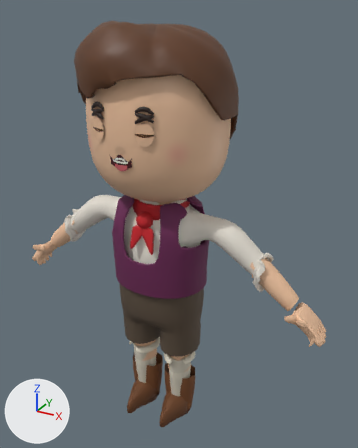
The glTF model src/assets/chars/char_protagonista.glb, before and after one commit.
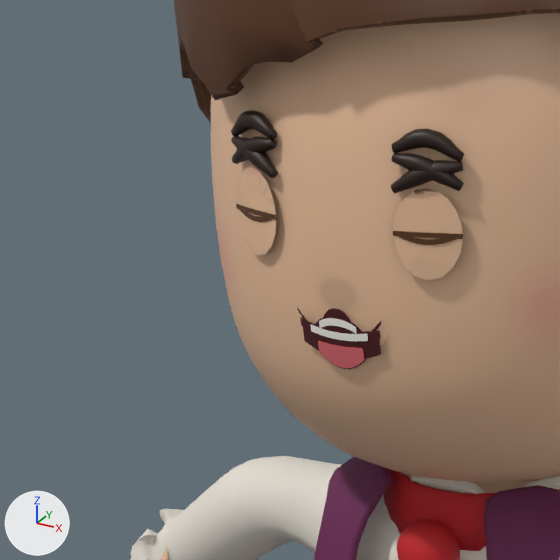
There are two pictures of each version: one whole from a camera (50 mm lens) standing at (0.936, -1.547, 1.674) and looking at (0.054, 0.057, 0.872), one close up on the part from 8% to 50% of the width and 16% to 50% of the height. Lighting does not change. The marker at lower left points along +X, +Y and +Z. The older version's two pictures come first. Where no turn or scale is listed for an object, it has been applied to the vertices. Vertices at exactly the same position are counted once.

In view in the first close-up: 'Acc_Scarf', 'Body', 'Brow_Angry', 'Brow_Surprised', 'Brow_Worried', 'Eyelid_Closed', 'Eyelid_Half', 'Hair', 'Head', 'Mouth_Scared', 'Mouth_SmileOpen' and 5 more.
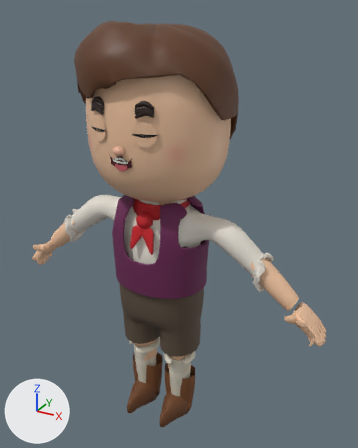
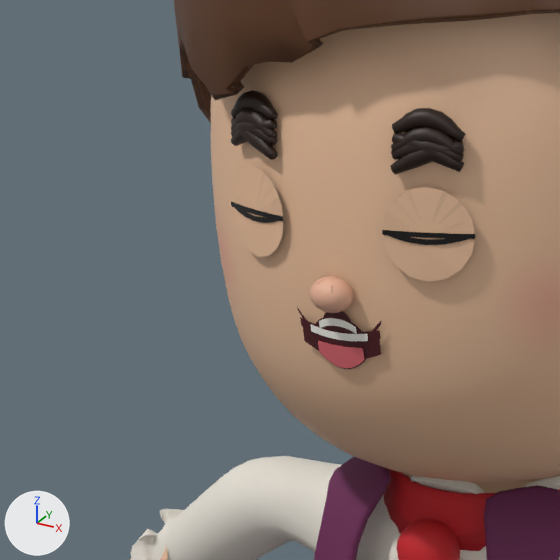
Edits to the bpy script that builds the scene:
```text
Change me_eyelid_closed:
    used by ob_eyelid_closed; location = (0.0, -0.237, 1.3); scale = (0.12, 0.12, 0.12)
    remove me_eyelid_closed.from_pydata(...)  # 78 vertices, 72 faces; spans x -1.0..1.0, y -0.08..0.08, z -0.33..0.33
    add me_eyelid_closed.from_pydata(...)  # 78 vertices, 72 faces; spans x -1.0..1.0, y -0.1..0.1, z -0.32..0.32
    me_eyelid_closed part 1: the loose piece of 17 vertices spanning x 0.52..1.0, y -0.08..0.08, z -0.33..0.33 is scaled about its middle by (1.23, 1.24, 0.957), then moved by (-0.06, 0.0, 0.0)
    me_eyelid_closed part 2: the loose piece of 17 vertices spanning x -1.0..-0.52, y -0.08..0.08, z -0.33..0.33 is scaled about its middle by (1.23, 1.24, 0.957), then moved by (0.06, 0.0, 0.0)
    me_eyelid_closed part 3: the loose piece of 22 vertices spanning x 0.55..0.97, y -0.08..0.06, z -0.07..0.02 is scaled about its middle by (1.23, 1.24, 0.927), then moved by (-0.06, 0.0, 0.0)
    me_eyelid_closed part 4: the loose piece of 22 vertices spanning x -0.97..-0.55, y -0.08..0.06, z -0.07..0.02 is scaled about its middle by (1.23, 1.24, 0.927), then moved by (0.06, 0.0, 0.0)
Change me_eyelid_half:
    used by ob_eyelid_half; location = (0.0, -0.238, 1.319); scale = (0.121, 0.121, 0.121)
    remove me_eyelid_half.from_pydata(...)  # 60 vertices, 52 faces; spans x -1.0..1.0, y -0.08..0.08, z -0.17..0.17
    add me_eyelid_half.from_pydata(...)  # 60 vertices, 52 faces; spans x -1.0..1.0, y -0.1..0.1, z -0.17..0.17
    me_eyelid_half part 5: the loose piece of 12 vertices spanning x 0.51..1.0, y -0.08..0.08, z -0.16..0.17 is scaled about its middle by (1.23, 1.24, 0.957), then moved by (-0.06, 0.0, 0.0)
    me_eyelid_half part 6: the loose piece of 12 vertices spanning x -1.0..-0.51, y -0.08..0.08, z -0.16..0.17 is scaled about its middle by (1.23, 1.24, 0.957), then moved by (0.06, 0.0, 0.0)
    me_eyelid_half part 7: the loose piece of 18 vertices spanning x 0.52..1.0, y -0.08..0.08, z -0.17..-0.14 is scaled about its middle by (1.23, 1.24, 0.923), then moved by (-0.06, 0.0, 0.01)
    me_eyelid_half part 8: the loose piece of 18 vertices spanning x -1.0..-0.52, y -0.08..0.08, z -0.17..-0.14 is scaled about its middle by (1.23, 1.24, 0.923), then moved by (0.06, 0.0, 0.01)
Add me_nose:
    me_nose.from_pydata(...)  # a UV sphere (12 segments, 8 rings, poles along z) spanning x -0.021..0.021, y -0.017..0.017, z -0.016..0.016
    me_nose.materials.append(mat_mat_protagonista_face)  # picture img_t_protagonista_face
Change ob_brow_angry:
    ob_brow_angry.location: (0.0, -0.235, 1.349) -> (0.0, -0.234, 1.365)
Change ob_brow_happy:
    ob_brow_happy.location: (0.0, -0.204, 1.36) -> (0.0, -0.234, 1.378)
    ob_brow_happy.scale: (0.108, 0.108, 0.108) -> (0.121, 0.121, 0.121)
Change ob_brow_normal:
    ob_brow_normal.location: (0.0, -0.204, 1.354) -> (0.0, -0.234, 1.372)
    ob_brow_normal.scale: (0.107, 0.107, 0.107) -> (0.121, 0.121, 0.121)
Change ob_brow_surprised:
    ob_brow_surprised.location: (0.0, -0.234, 1.376) -> (0.0, -0.232, 1.392)
Change ob_brow_worried:
    ob_brow_worried.location: (0.0, -0.235, 1.353) -> (0.0, -0.234, 1.369)
    ob_brow_worried.scale: (0.121, 0.121, 0.121) -> (0.122, 0.122, 0.122)
Change ob_eyelid_closed:
    ob_eyelid_closed.location: (0.0, -0.237, 1.3) -> (0.0, -0.236, 1.3)
    ob_eyelid_closed.scale: (0.12, 0.12, 0.12) -> (0.13, 0.13, 0.13)
Change ob_eyelid_half:
    ob_eyelid_half.location: (0.0, -0.238, 1.319) -> (0.0, -0.236, 1.319)
    ob_eyelid_half.scale: (0.121, 0.121, 0.121) -> (0.13, 0.13, 0.13)
Add ob_nose:
    ob_nose = bpy.data.objects.new('Nose', me_nose)
    ob_nose.location = (0.0, -0.255, 1.24)
```

Where the change shows, as pixel boxes (x1, y1, x2, y2) in the close-ups (560 x 560 px; the box of a moved part takes in the faces that stretch with it):
'Eyelid_Closed', reshaped, moved, rescaled (7% wider)
    before: (237, 169, 463, 280)
    after: (232, 167, 475, 282)
'Eyelid_Half', reshaped, moved, rescaled (7% wider)
    before: (236, 167, 463, 239)
    after: (231, 166, 475, 239)
'Brow_Surprised', moved
    before: (231, 110, 464, 162)
    after: (231, 90, 465, 142)
'Brow_Angry', moved
    before: (231, 136, 463, 193)
    after: (231, 117, 464, 175)
'Brow_Worried', moved, rescaled
    before: (232, 137, 464, 191)
    after: (231, 119, 464, 172)
'Nose', added (beige)
    after: (309, 276, 354, 313)
'Brow_Happy', moved, rescaled (not visible before)
    after: (231, 108, 465, 156)
'Brow_Normal', moved, rescaled (not visible before)
    after: (231, 122, 464, 163)
part 1 of me_eyelid_closed, moved or reshaped
    before: (393, 191, 463, 280)
    after: (383, 190, 475, 282)
part 2 of me_eyelid_closed, moved or reshaped
    before: (237, 169, 276, 255)
    after: (232, 167, 284, 257)
part 3 of me_eyelid_closed, moved or reshaped
    before: (398, 231, 457, 245)
    after: (389, 231, 468, 245)
part 4 of me_eyelid_closed, moved or reshaped
    before: (239, 205, 272, 222)
    after: (234, 203, 279, 223)
part 5 of me_eyelid_half, moved or reshaped
    before: (393, 189, 462, 230)
    after: (383, 187, 475, 233)
part 6 of me_eyelid_half, moved or reshaped
    before: (238, 167, 276, 213)
    after: (232, 166, 284, 219)
part 7 of me_eyelid_half, moved or reshaped
    before: (393, 231, 463, 239)
    after: (382, 230, 475, 239)
part 8 of me_eyelid_half, moved or reshaped
    before: (236, 204, 276, 220)
    after: (231, 202, 283, 221)
